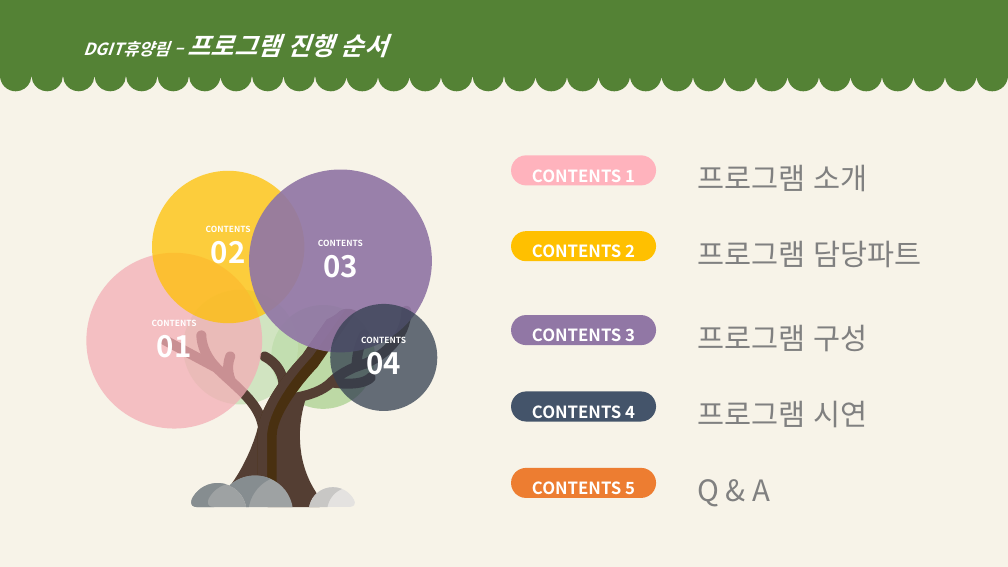
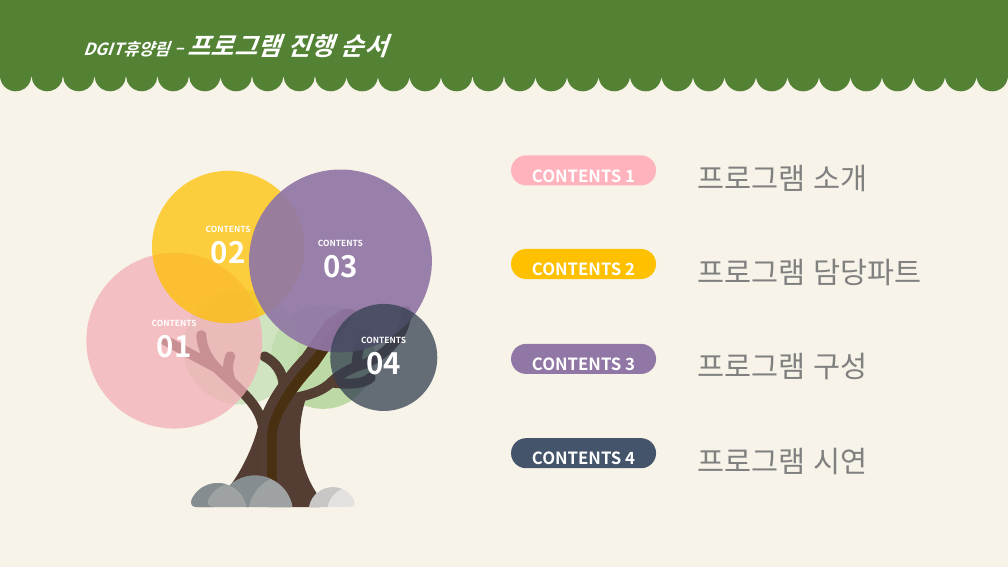
Before and after one commit to dhddldidk/forest, a slide deck: slide 2 of dataFiles/forest_발표.pptx. Drawn at 1008x567 pixels with LibreOffice and Linux fonts; fonts in the diff are those of the drawing. Boxes give left, top, right and bottom in pixels: in the first picture for what was removed or moved away, otherwise in the second. Text is boxed around its words. In the diff, an @@ line names an element or a change of style, - is before the commit and + after.

```diff
--- a/dataFiles/forest_발표.pptx
+++ b/dataFiles/forest_발표.pptx
@@ text "프로그램 담당파트": place and size @@
-text "프로그램 담당파트" at [697,241,921,267]
+text "프로그램 담당파트" at [697,259,921,285]
@@ rounded rectangle "CONTENTS 2": place and size @@
-rounded rectangle "CONTENTS 2" at [511,231,656,262]
+rounded rectangle "CONTENTS 2" at [511,249,656,279]
@@ text "프로그램 구성": place and size @@
-text "프로그램 구성" at [697,325,867,351]
+text "프로그램 구성" at [697,353,867,379]
@@ rounded rectangle "CONTENTS 3": place and size @@
-rounded rectangle "CONTENTS 3" at [511,315,656,346]
+rounded rectangle "CONTENTS 3" at [511,344,656,374]
@@ rounded rectangle "CONTENTS 4": place and size @@
-rounded rectangle "CONTENTS 4" at [511,392,656,422]
+rounded rectangle "CONTENTS 4" at [511,439,656,469]
@@ text "프로그램 시연": place and size @@
-text "프로그램 시연" at [697,401,867,427]
+text "프로그램 시연" at [697,448,867,474]
@@ rounded rectangle removed at [511,468,656,498] @@
-CONTENTS 5
@@ text removed at [697,479,770,507] @@
-Q & A
```
Also in this commit, not shown: 1 other slide changed, 8 slides removed, 1 other file.
